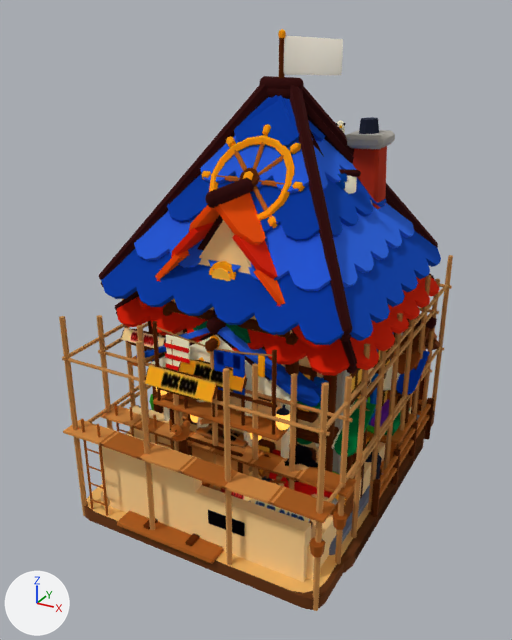
Two versions of the glTF model art/ink/land/city.glb, one commit apart.
One viewpoint serves both versions: a 50 mm camera at (6.31, -12.46, 9.57) aimed at (-0.24, -0.55, 3.62). Arrows for +X, +Y and +Z are at lower left; the lights stay in place. The picture after the commit comes second. Where no turn or scale is listed for an object, it has been applied to the vertices.

The first picture shows 'CaptainsHall', 'Farm', 'HempField', 'HouseLarge', 'Market', 'Scaffold_2x3', 'Scaffold_3x3', 'Scaffold_3x4', 'Shipwright', 'Tavern', 'Warehouse' and 1 more.
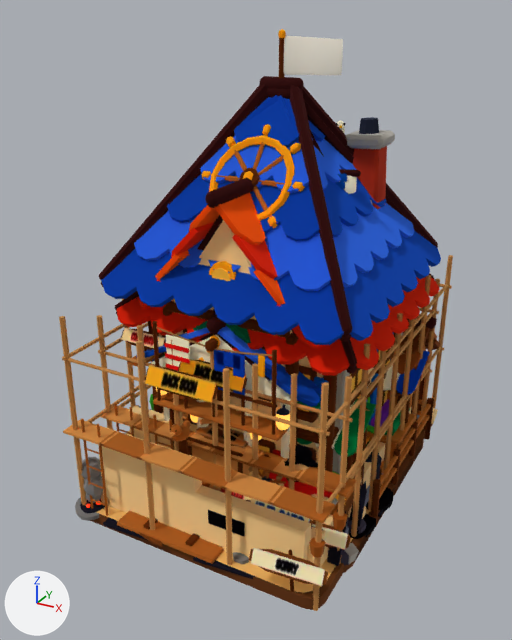
Where the change shows, as pixel boxes [x1, y1, x2, y2] in the pictures (512 x 640 px):
```json
{"object": "Damage_3x4", "change": "added", "after": [75, 408, 438, 592], "faces in mat_paint (picture img_citypaint)": [75, 408, 438, 592]}
{"object": "Damage_3x3", "change": "added", "after": [124, 423, 421, 549], "on screen": "mostly hidden"}
```

Scene script edits in JSON lines:
```json
{"op": "add", "block": "me_damage_3x4", "code": ["me_damage_3x4 = bpy.data.meshes.new('Damage_3x4')", "me_damage_3x4.from_pydata(...)  # 704 vertices, 1252 faces; spans x -2.95..2.95, y -3.95..3.95, z -0.66..0.66", "# faces by material slot: [1172, 80]", "me_damage_3x4.materials.append(mat_paint)  # picture img_citypaint", "me_damage_3x4.materials.append(mat_ember)  # red #f5330f, glowing red #ff330a"]}
{"op": "add", "block": "me_damage_3x3", "code": ["me_damage_3x3 = bpy.data.meshes.new('Damage_3x3')", "me_damage_3x3.from_pydata(...)  # 638 vertices, 1132 faces; spans x -2.95..2.95, y -2.95..2.95, z -0.66..0.66", "# faces by material slot: [1072, 60]", "me_damage_3x3.materials.append(mat_paint)  # picture img_citypaint", "me_damage_3x3.materials.append(mat_ember)  # red #f5330f, glowing red #ff330a"]}
{"op": "add", "block": "ob_damage_3x4", "code": ["ob_damage_3x4 = bpy.data.objects.new('Damage_3x4', me_damage_3x4)", "ob_damage_3x4.location = (0.0, 0.0, 0.46)"]}
{"op": "add", "block": "ob_damage_3x3", "code": ["ob_damage_3x3 = bpy.data.objects.new('Damage_3x3', me_damage_3x3)", "ob_damage_3x3.location = (0.0, 0.0, 0.46)"]}
```
